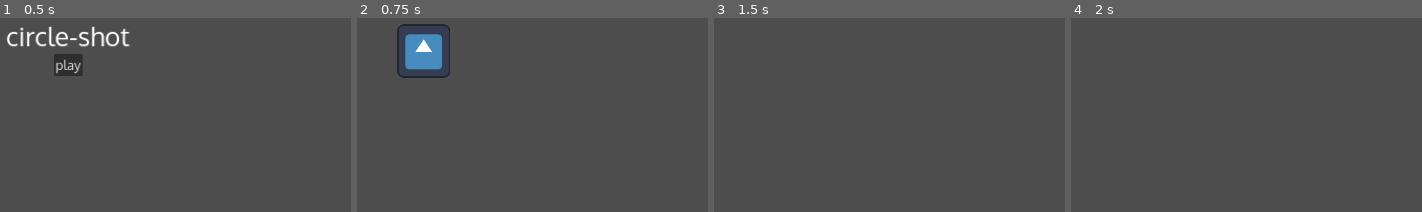
Above: before the commit, frames 1-4 (left to right).
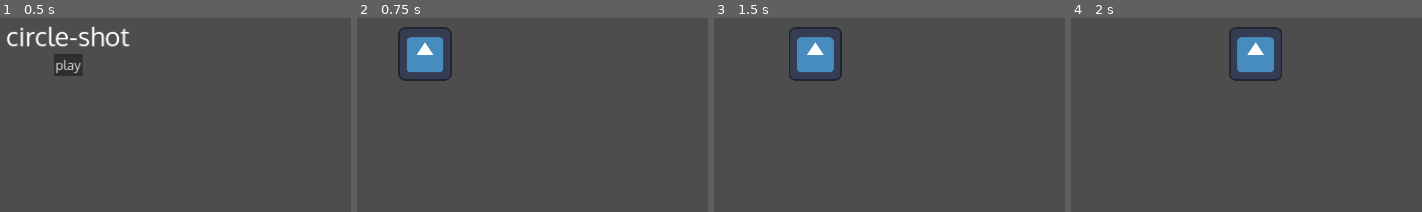
Above: after the commit, the same moments.

Repository: namiwa/game_godot
Game: Godot game, scene res://loadout.tscn
The game is run twice, just before and just after one commit, with the same random seed, the same clock (stepped at 60 frames per second) and the same inputs. The engine's default icon, where the game draws it, is replaced by a stand-in: a white triangle on a blue panel in a dark square.
Inputs:
- Up to frame 1 (0.5 s): no input
- Up to frame 2 (0.75 s): click "play" at 0.5 s
- Up to frame 3 (1.5 s): tap Enter at 1.25 s; hold Right (move_right) from 1.28 s (still down)
- Up to frame 4 (2 s): keep holding Right (move_right)

Frame 1 is identical in both runs. In frame 2, 1.5% of the frame differs, in the area x 11-28%, y 3-33%; in frame 3, 2.5%, in the area x 21-37%, y 4-33%; in frame 4, 2.5%.

Commit message:
fix: working camera center + ship movement

Diff:
--- a/Player.gd
+++ b/Player.gd
@@ -1,12 +1,12 @@
 extends CharacterBody2D
 
-@export var speed = 60000
-
+@export var speed = 400
+var screen_size
 
 # Called when the node enters the scene tree for the first time.
 func _ready():
-	print("player movement loaded")
-
+	screen_size = get_viewport_rect().size
+	print("player movement loaded, screen_size: ", screen_size)
 
 # Called every frame. 'delta' is the elapsed time since the previous frame.
 func _process(delta):
@@ -25,3 +25,4 @@
 		velocity = velocity.normalized() * speed
 
 	position += velocity * delta
+	position = position.clamp(Vector2.ZERO, screen_size)
--- a/base_ship.tscn
+++ b/base_ship.tscn
@@ -7,7 +7,6 @@
 
 [node name="base_ship" type="CharacterBody2D"]
 script = ExtResource("1_by6od")
-speed = 6000
 
 [node name="CollisionShape2D" type="CollisionShape2D" parent="."]
 scale = Vector2(6, 6)
--- a/main.tscn
+++ b/main.tscn
@@ -4,7 +4,9 @@
 
 [node name="root" type="Node2D"]
 
+[node name="base_ship" parent="." instance=ExtResource("1_1jlvr")]
+position = Vector2(960, 540)
+speed = 400
+
 [node name="Camera2D" type="Camera2D" parent="."]
-
-[node name="base_ship" parent="." instance=ExtResource("1_1jlvr")]
-position = Vector2(-3, -7)
+offset = Vector2(960, 540)
--- a/project.godot
+++ b/project.godot
@@ -24,6 +24,7 @@
 window/size/viewport_width=1920
 window/size/viewport_height=1080
 window/stretch/mode="canvas_items"
+window/vsync/vsync_mode=0
 
 [filesystem]
 
